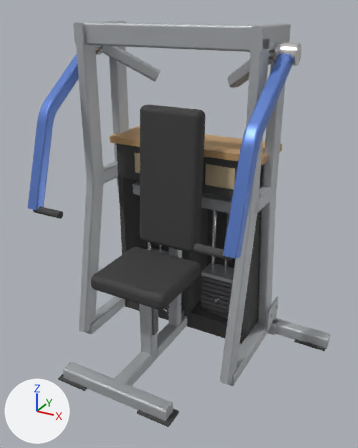
A saved change to the glTF model catalogs/ludus/models/LD-B027/model.glb.
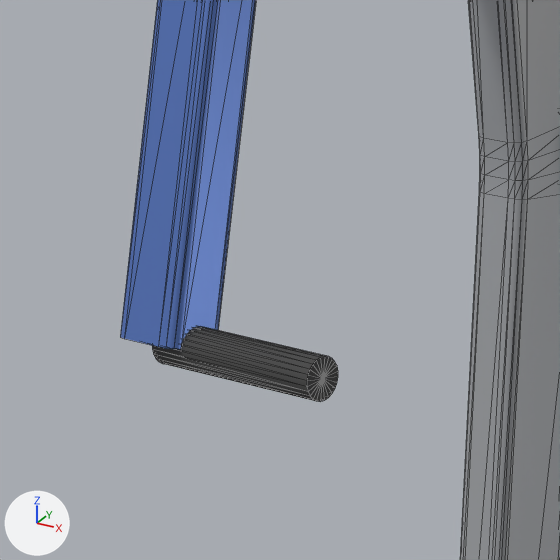
The first picture shows the older version from a camera (50 mm lens) standing at (1.18, -1.96, 1.75) and looking at (0.1, 0.01, 0.76). The close-ups show the older and then the newer version on the part from 2% to 28% of the width and 34% to 55% of the height of that picture. Only the edits that show in the close-ups are written down. The lights are fixed; the arrows at lower left show +X, +Y and +Z. The close-ups show mesh edges as thin lines. Where no turn or scale is listed for an object, it has been applied to the vertices.

Script lines for the objects in view, before the commit:
```python
me_mesh_13 = bpy.data.meshes.new('Mesh_13')
me_mesh_13.from_pydata(...)  # 96 vertices, 188 faces; spans x -0.03..0.03, y -0.55..0.018, z -0.733..0.024
me_mesh_13.materials.append(mat_accent)  # blue #6283ce
me_mesh_17 = bpy.data.meshes.new('Mesh_17')
me_mesh_17.from_pydata(...)  # 56 vertices, 108 faces; spans x -0.025..0.025, y -0.05..0.05, z -0.5..0.5
me_mesh_17.materials.append(mat_frame)  # grey #b4b7ba
me_mesh_18 = bpy.data.meshes.new('Mesh_18')
me_mesh_18.from_pydata(...)  # 96 vertices, 188 faces; spans x -0.47..-0.42, y -0.04..0.23, z 0.03..1.63
me_mesh_18.materials.append(mat_frame)  # grey #b4b7ba
ob_arm_left_bar_tube = bpy.data.objects.new('arm_left_bar_tube', me_mesh_13)
ob_arm_left_bar_tube.location = (-0.52, 0.198, 1.565)
ob_mesh_17_001 = bpy.data.objects.new('Mesh_17.001', me_mesh_17)
ob_mesh_17_001.parent = ob_arm_support
ob_mesh_17_001.location = (-0.445, 0.311, 1.63)
ob_mesh_17_001.rotation_euler = (-1.571, 0.0, 3.142)  # degrees (-90, 0, 180)
ob_mesh_17_001.scale = (1.0, 1.0, 0.36)
ob_side_leg_tube_002 = bpy.data.objects.new('side_leg_tube.002', me_mesh_18)
ob_side_leg_tube_002.location = (0.0, -0.122, 0.0)
# also in view: 'arm_left_grip' at (-0.44, -0.32, 0.84)
```
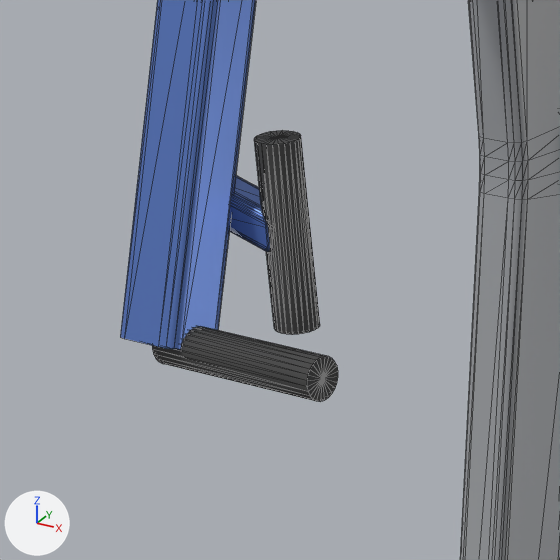
Changed parts and their boxes (x1, y1, x2, y2) in the close-ups (560 x 560 px):
'arm_left_grip_neutral', added: after (254, 130, 320, 335)
'Mesh_13.001', added (blue): after (230, 175, 270, 252)

Diff of the bpy script that builds the scene:
```diff
--- a/catalogs/ludus/models/LD-B027/model.glb.py
+++ b/catalogs/ludus/models/LD-B027/model.glb.py
@@ me_mesh_13_1 @@
+me_mesh_13_1.from_pydata(...)  # 56 vertices, 108 faces; spans x -0.018..0.018, y -0.018..0.018, z -0.5..0.5
+me_mesh_13_1.materials.append(mat_accent)  # blue #6283ce
@@ ob_mesh_17_001 @@
 ob_mesh_17_001.parent = ob_arm_support
-ob_mesh_17_001.location = (-0.445, 0.311, 1.63)
+ob_mesh_17_001.location = (-0.445, 0.311, 0.897)
 ob_mesh_17_001.rotation_euler = (-1.571, 0.0, 3.142)  # degrees (-90, 0, 180)
-ob_mesh_17_001.scale = (1.0, 1.0, 0.36)
+ob_mesh_17_001.scale = (1.0, 1.0, 0.26)
@@ ob_arm_left_grip_neutral @@
+ob_arm_left_grip_neutral = bpy.data.objects.new('arm_left_grip_neutral', me_mesh_12)
+ob_arm_left_grip_neutral.parent = ob_arm_left
+ob_arm_left_grip_neutral.location = (0.07, -0.447, -0.644)
+ob_arm_left_grip_neutral.rotation_euler = (0.0, -3.142, 0.0)  # degrees (0, -180, 0)
+ob_arm_left_grip_neutral.scale = (0.036, 0.036, 0.16)
@@ ob_mesh_13_001 @@
+ob_mesh_13_001 = bpy.data.objects.new('Mesh_13.001', me_mesh_13_1)
+ob_mesh_13_001.parent = ob_arm_left
+ob_mesh_13_001.location = (0.035, -0.447, -0.634)
+ob_mesh_13_001.rotation_euler = (-1.849, 0.0, -1.571)  # degrees (-106, 0, -90)
+ob_mesh_13_001.scale = (1.0, 1.0, 0.0728)
```
